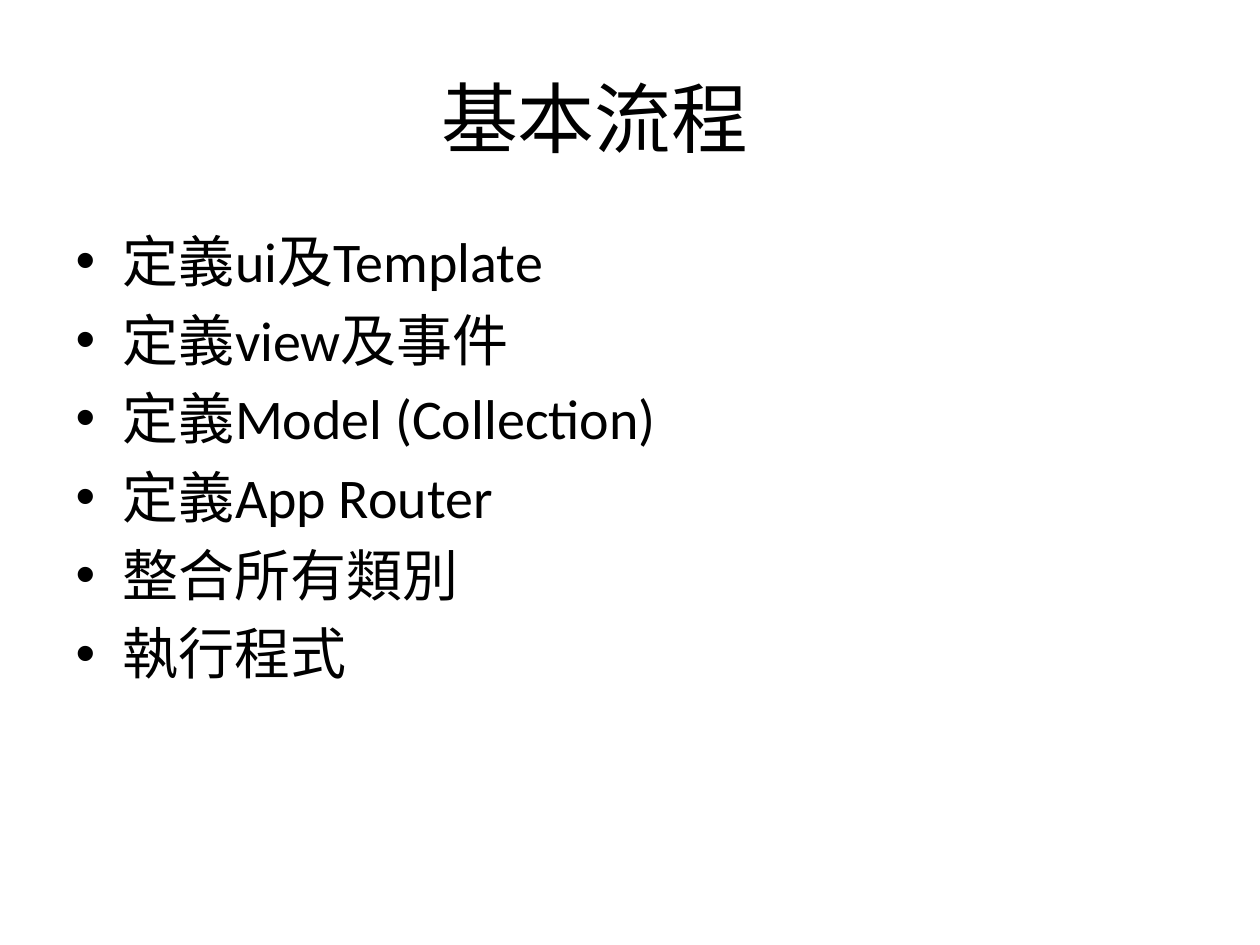
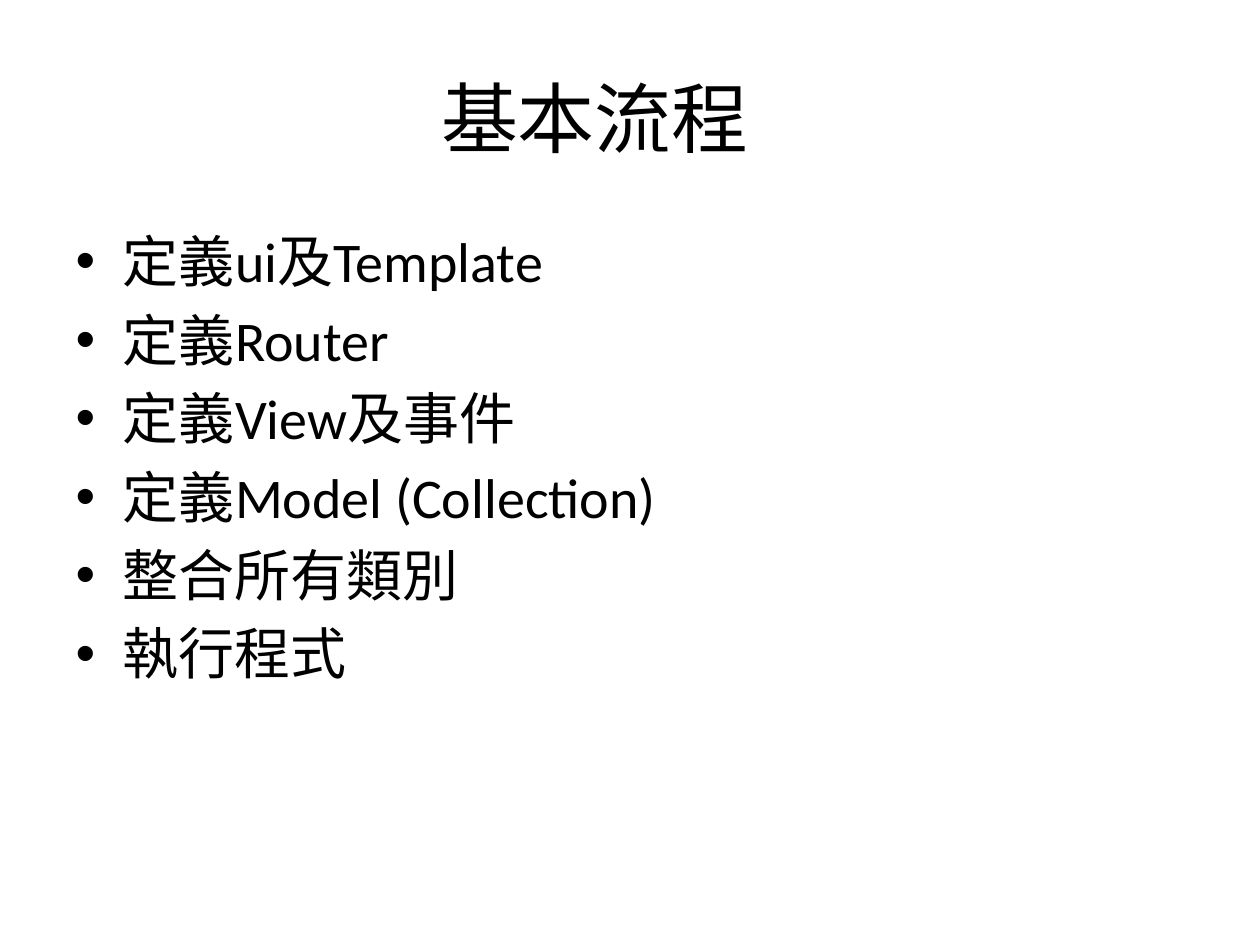
Before and after one commit to ggonzalez/caaweb, a slide deck: slide 6 of pages/backbone/新增 Microsoft PowerPoint 簡報.pptx. Drawn at 1260x945 pixels with LibreOffice and Linux fonts; fonts in the diff are those of the drawing. Boxes give left, top, right and bottom in pixels: in the first picture for what was removed or moved away, otherwise in the second. Text is boxed around its words. In the diff, an @@ line names an element or a change of style, - is before the commit and + after.

```diff
--- a/pages/backbone/新增 Microsoft PowerPoint 簡報.pptx
+++ b/pages/backbone/新增 Microsoft PowerPoint 簡報.pptx
@@ text at (x1=123, y1=313, x2=516, y2=444): text changed @@
-• 定義view及事件
+• 定義Router
+• 定義View及事件
@@ text at (x1=123, y1=470, x2=493, y2=527): paragraph removed @@
-• 定義App Router
```
Also in this commit, not shown: 5 other slides changed, 6 slides added, 3 slides removed.
